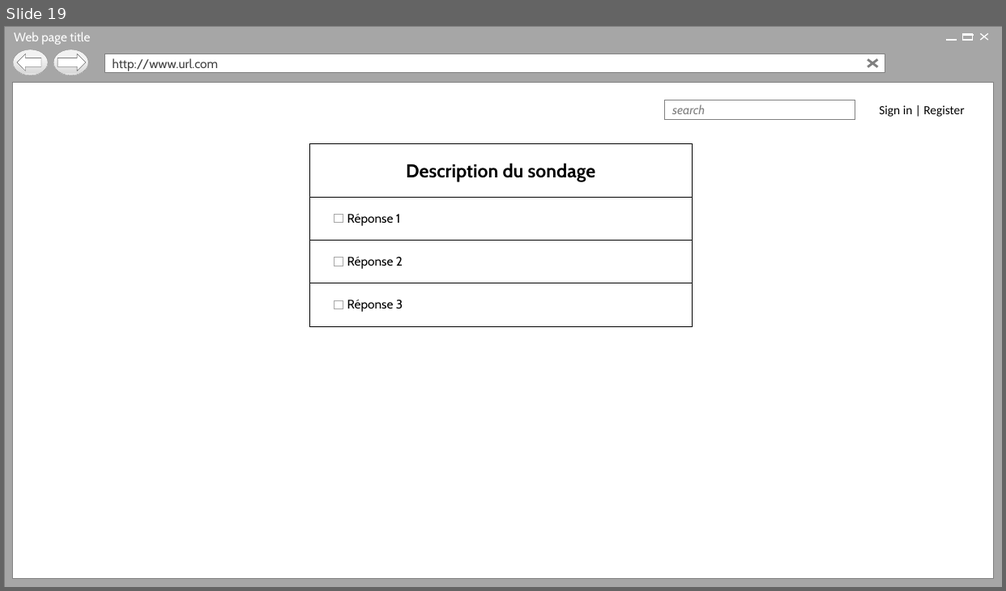
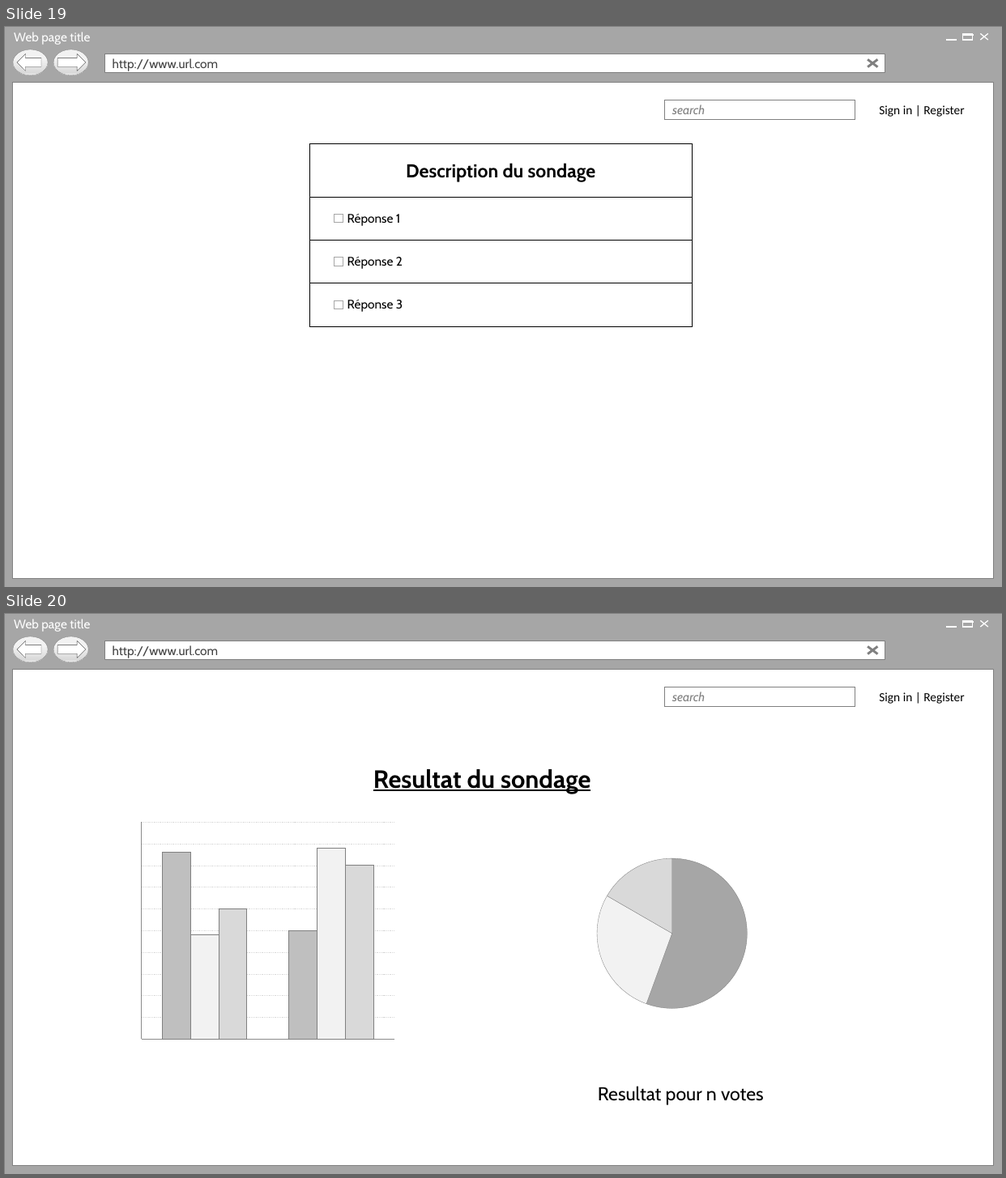
Before and after one commit to Holyz1988/PROJET1-ASP.NET, a slide deck: Page d’acceuil.pptx. Shown one above the other, each under a label of ours: slide 19 before the commit, slides 19 and 20 after it. The pictures are 1006x591 and 1006x1178 pixels, drawn with LibreOffice and Linux fonts; fonts in the diff are those of the drawing; background and template pictures are left out. Boxes give left, top, right and bottom in pixels: in the first picture for what was removed or moved away, otherwise in the second. Text is boxed around its words. In the diff, an @@ line names an element or a change of style, - is before the commit and + after.

Commit message:
ebauche page resultat

```diff
--- a/Page d’acceuil.pptx
+++ b/Page d’acceuil.pptx
@@ slide 20 added at box(4, 613, 1002, 1174), background #FFFFFF; not listed: 17 template elements that a slide beside it also shows @@
@@ text added at box(373, 769, 590, 793), 24 pt, text #000000, bold, underline @@
+Resultat du sondage
@@ column chart added at box(137, 817, 400, 1043) @@
+categories: 1, 2
+Series 1: 98, 57
+Series 2: 55, 100
+Series 3: 68, 91
@@ pie chart added at box(578, 848, 766, 1019) @@
+categories: 1, 2, 3
+Series 1: 56, 28, 17
@@ text added at box(598, 1086, 764, 1105), 18 pt, text #000000 @@
+Resultat pour n votes
```
Also in this commit, not shown: 2 slides changed, 1 slide removed.
